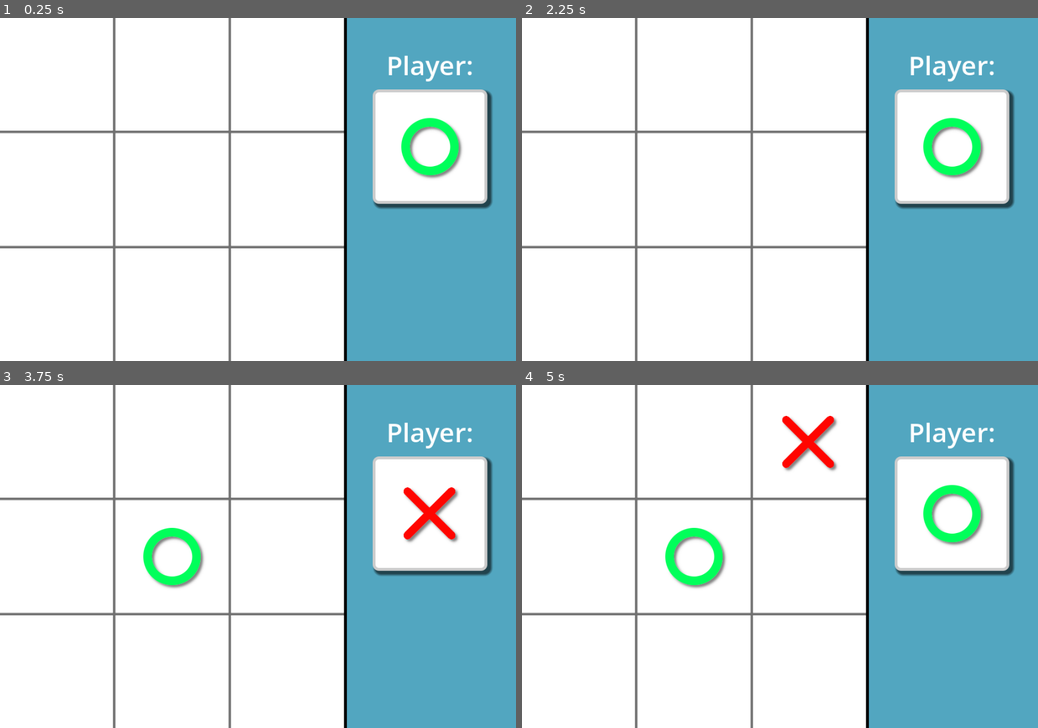
Above: before the commit, frames 1-4 (two rows, left to right).
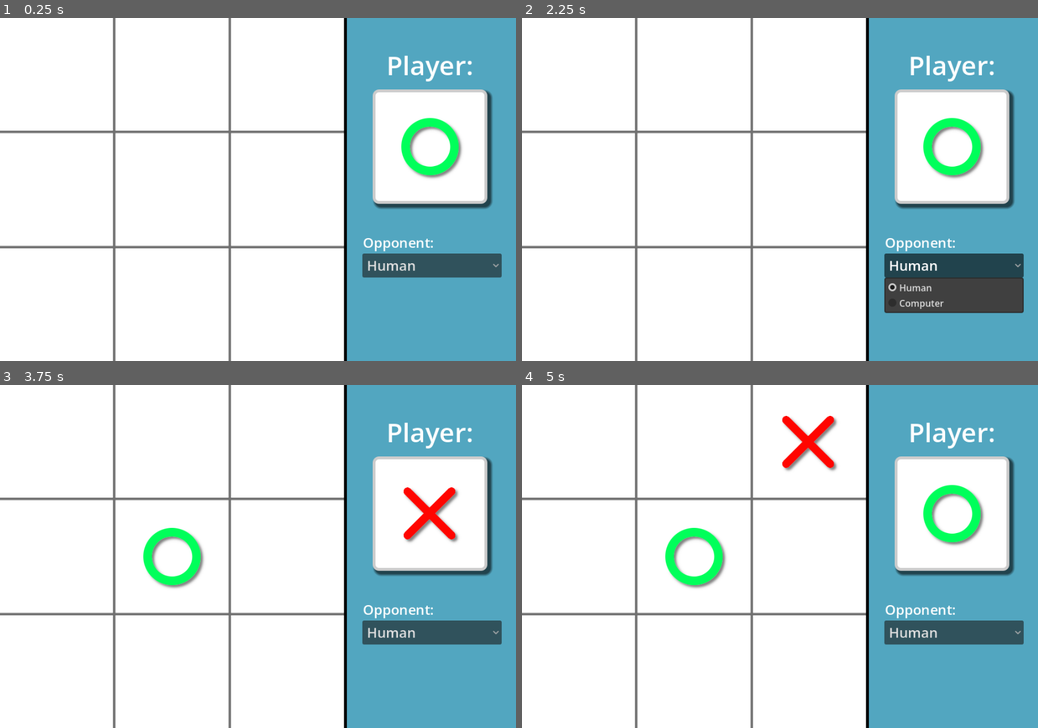
Above: after the commit, the same moments.

Repository: fractalfern/ff_01_TicTacToe
Game: Godot game, scene res://main.tscn
The game is run twice, just before and just after one commit, with the same random seed, the same clock (stepped at 60 frames per second) and the same inputs.
Inputs (mouse positions are in pixels of both pictures, inside the frame that each line leads up to):
- Up to frame 1 (0.25 s): no input
- Up to frame 2 (2.25 s): click (955, 264) at 0.5 s, where only the run after the commit has a clickable "Human"; click (955, 264) at 1.25 s, where only the run after the commit has a clickable "Human"; click (955, 264) at 2 s, where only the run after the commit has a clickable "Human"
- Up to frame 3 (3.75 s): tap Enter at 2.75 s; move the mouse to (371, 539) at 2.77 s; click (371, 539) at 2.92 s; tap Space at 3.5 s; move the mouse to (154, 573) at 3.52 s; click (154, 573) at 3.67 s
- Up to frame 4 (5 s): tap Enter at 4.25 s; move the mouse to (831, 481) at 4.27 s; click (831, 481) at 4.42 s

The runs differ from the first frame. In frame 1, 2.1% of the frame differs, in the area x 70-98%, y 64-76%; in frame 2, 4.9%, in the area x 70-98%, y 64-87%; in frame 3, 2.1%; in frame 4, 2.1%.

Commit message:
Added Computer Opponent
All it currently does is loop through the grid and find the first available empty cell

Diff:
--- a/tic-tac-toe/main.tscn
+++ b/tic-tac-toe/main.tscn
@@ -51,6 +51,14 @@
 grow_vertical = 2
 theme_override_styles/panel = SubResource("StyleBoxFlat_1bvp3")
 
+[node name="OpponentLabel" type="Label" parent="GameGraphics" unique_id=2140416274]
+offset_left = 633.0
+offset_top = 376.0
+offset_right = 757.0
+offset_bottom = 410.0
+theme_override_font_sizes/font_size = 24
+text = "Opponent:"
+
 [node name="PlayerLabel" type="Label" parent="GameGraphics" unique_id=89895303]
 offset_left = 600.0
 offset_top = 50.0
@@ -68,7 +76,21 @@
 offset_bottom = 325.0
 theme_override_styles/panel = SubResource("StyleBoxFlat_lquwl")
 
+[node name="OpponentSelector" type="OptionButton" parent="GameGraphics" unique_id=1140072790]
+offset_left = 632.0
+offset_top = 412.0
+offset_right = 875.0
+offset_bottom = 454.0
+theme_override_font_sizes/font_size = 24
+selected = 0
+item_count = 2
+popup/item_0/text = "Human"
+popup/item_0/id = 0
+popup/item_1/text = "Computer"
+popup/item_1/id = 1
+
 [node name="GameOverMenu" parent="." unique_id=923343578 instance=ExtResource("5_lquwl")]
 process_mode = 2
 
+[connection signal="item_selected" from="GameGraphics/OpponentSelector" to="." method="_on_opponent_selector_item_selected"]
 [connection signal="restart" from="GameOverMenu" to="." method="_on_game_over_menu_restart"]
--- a/tic-tac-toe/scripts/constants.gd
+++ b/tic-tac-toe/scripts/constants.gd
@@ -6,3 +6,6 @@
 const CIRCLE_WIN: int = 3
 const CROSS_WIN: int = -3
 const EMPTY_CELL: int = 0
+
+const OPPONENT_HUMAN: int = 0
+const OPPONENT_COMPUTER: int = 1
--- a/tic-tac-toe/scripts/game_logic.gd
+++ b/tic-tac-toe/scripts/game_logic.gd
@@ -44,3 +44,26 @@
 		return Constants.PLAYER_CROSS
 
 	return 0
+
+func get_computer_move() -> Vector2i:
+	# get a valid empty cell.
+	# lots of ways to do this
+	#   first available
+	#   random
+	#   best move
+	var comp_move: Vector2i
+
+	for row: int in range(3):
+		for col: int in range(3):
+			print("Row: ", row)
+			print("Col: ", col)
+			print("Value:", grid_data[row][col])
+
+			if grid_data[row][col] == Constants.EMPTY_CELL:
+				#I'm too tired to figure out why col, row are backward here but I debugged to
+				#figure it out. I remember y,x being backward in code I basically copied from
+				#the tutorial
+				comp_move = Vector2i(col, row)
+				return comp_move
+
+	return comp_move
--- a/tic-tac-toe/scripts/main.gd
+++ b/tic-tac-toe/scripts/main.gd
@@ -8,8 +8,13 @@
 var player_marker: Node
 var num_moves: int
 
+var opponent: int = Constants.OPPONENT_HUMAN
+var is_human_turn: bool = false
+
 func new_game() -> void:
+	is_human_turn = false
 	gameLogic.new_game()
+	is_human_turn = true
 
 	current_player = Constants.PLAYER_CIRCLE
 	num_moves = 0
@@ -55,14 +60,7 @@
 	else:
 		GameOverLabel.text = "It's a tie!"
 
-## Implements one turn of the game. This is more complex than I would like
-## Given a user click
-##   - Updates the underlying grid data
-##   - places a marker at the correct screen location and updates current player indicator
-##   - If there's a winner or a tie, ends the game
-func take_turn(event: InputEvent) -> void:
-	var grid_pos: Vector2i = gameGraphics.get_grid_position(event.position)
-
+func take_turn(grid_pos: Vector2i) -> void:
 	var grid_data: Array = gameLogic.grid_data
 
 	if grid_data[grid_pos.y][grid_pos.x] == Constants.EMPTY_CELL:
@@ -83,11 +81,57 @@
 		if winner || num_moves == 9:
 			end_game(winner)
 
+	print(grid_data)
+
+## Implements one turn of the game.
+## Given a user click
+##   - Updates the underlying grid data
+##   - places a marker at the correct screen location and updates current player indicator
+##   - If there's a winner or a tie, ends the game
+func take_human_turn(event: InputEvent) -> void:
+	print("Human turn")
+
+	var grid_pos: Vector2i = gameGraphics.get_grid_position(event.position)
+	print("Human Move:", grid_pos)
+
+	take_turn(grid_pos)
+	print()
+
+func is_valid_click(event: InputEvent) -> bool:
+	if is_human_turn && is_mouse_click_left(event) && gameGraphics.is_event_in_board(event):
+		return true
+	return false
+
+func take_computer_turn() -> void:
+	print("Computer turn:")
+
+	var comp_move: Vector2i = gameLogic.get_computer_move()
+	print("Comp Move: ", comp_move)
+
+	take_turn(comp_move)
+	print()
+
+# user clicks
+#   if is valid click
+#     proccess human turn
+#
+#     if opponent is computer, take computer turn
+#     else if opponent is human, wait for next click
 func _input(event: InputEvent) -> void:
-	if is_mouse_click_left(event):
-		if gameGraphics.is_event_in_board(event):
-			take_turn(event)
+	if is_valid_click(event):
+		is_human_turn = false
+		take_human_turn(event)
 
-## TODO: Should be able to drop this now, and just put the signal on new_game()
+		if opponent == Constants.OPPONENT_COMPUTER:
+			# TODO wait briefly (maybe this should be in computer turn function)
+			take_computer_turn()
+
+		is_human_turn = true
+
 func _on_game_over_menu_restart() -> void:
 	new_game()
+
+func _on_opponent_selector_item_selected(index: int) -> void:
+	opponent = index
+
+	new_game()
